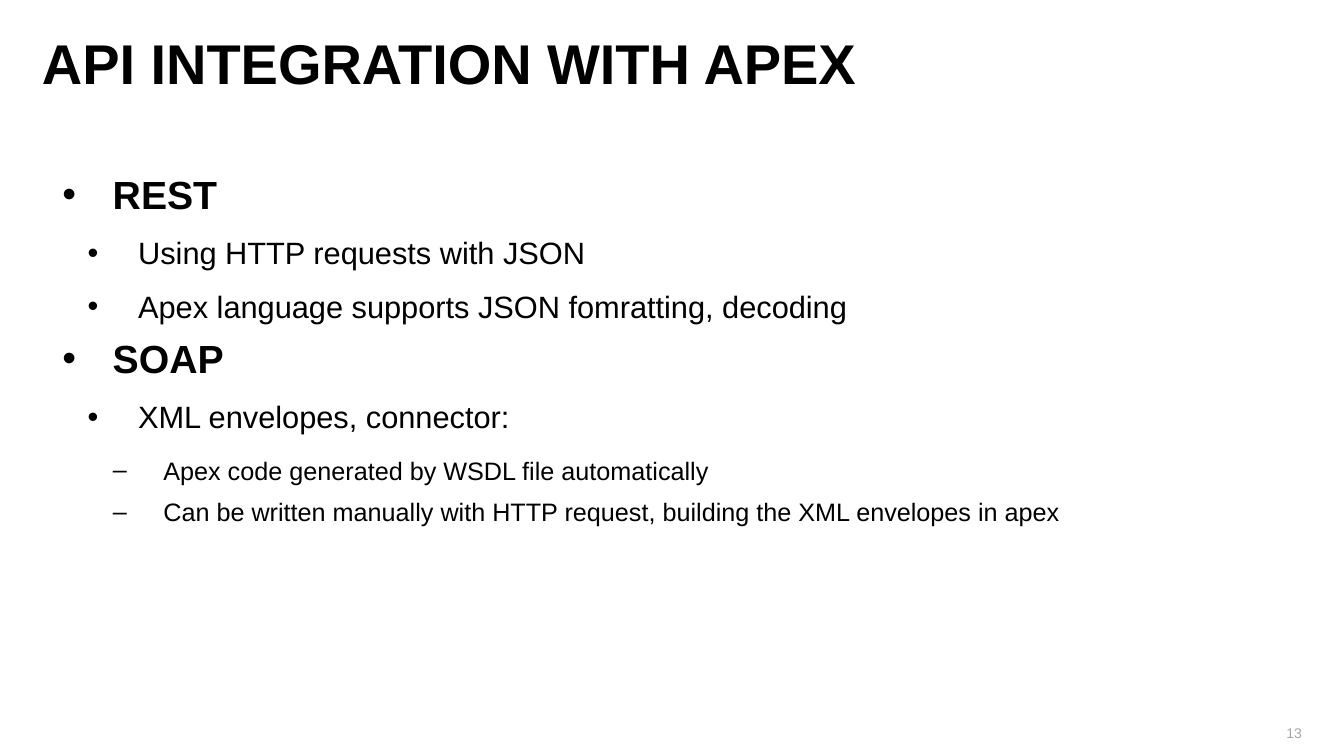
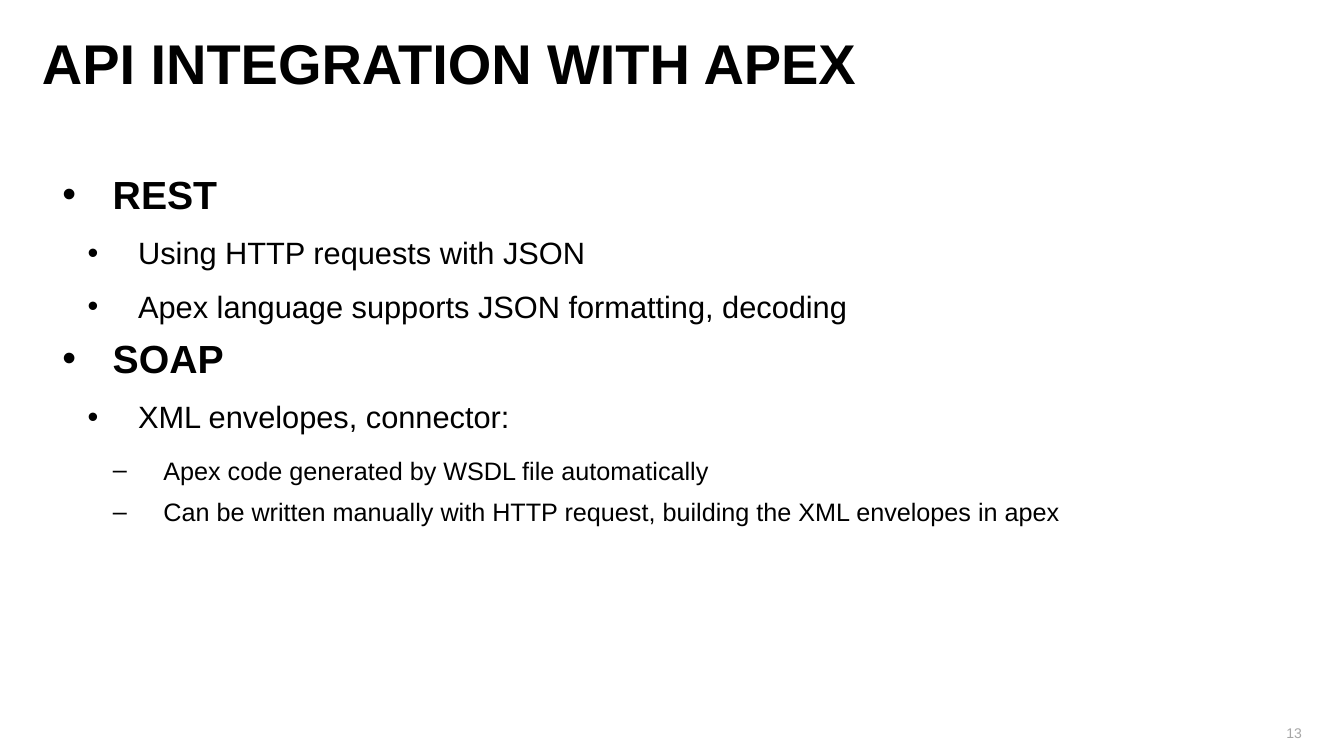
Before and after one commit to kalman2tas/BasicDemo, a slide deck: slide 13 of Basic_Salesforce.pptx. Drawn at 1344x756 pixels with LibreOffice and Linux fonts; fonts in the diff are those of the drawing. Boxes give left, top, right and bottom in pixels: in the first picture for what was removed or moved away, otherwise in the second. Text is boxed around its words. In the diff, an @@ line names an element or a change of style, - is before the commit and + after.

```diff
--- a/Basic_Salesforce.pptx
+++ b/Basic_Salesforce.pptx
@@ text at <box>138,295,847,324</box>: text changed @@
-  • Apex language supports JSON fomratting, decoding
+  • Apex language supports JSON formatting, decoding
```
